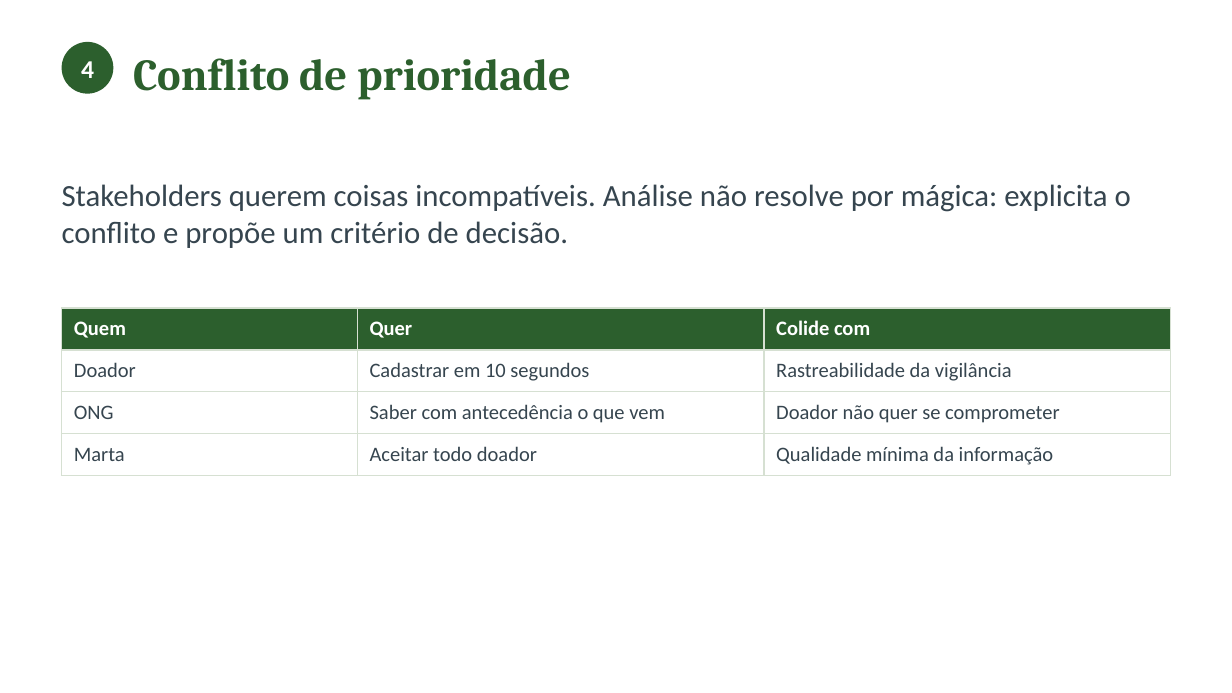
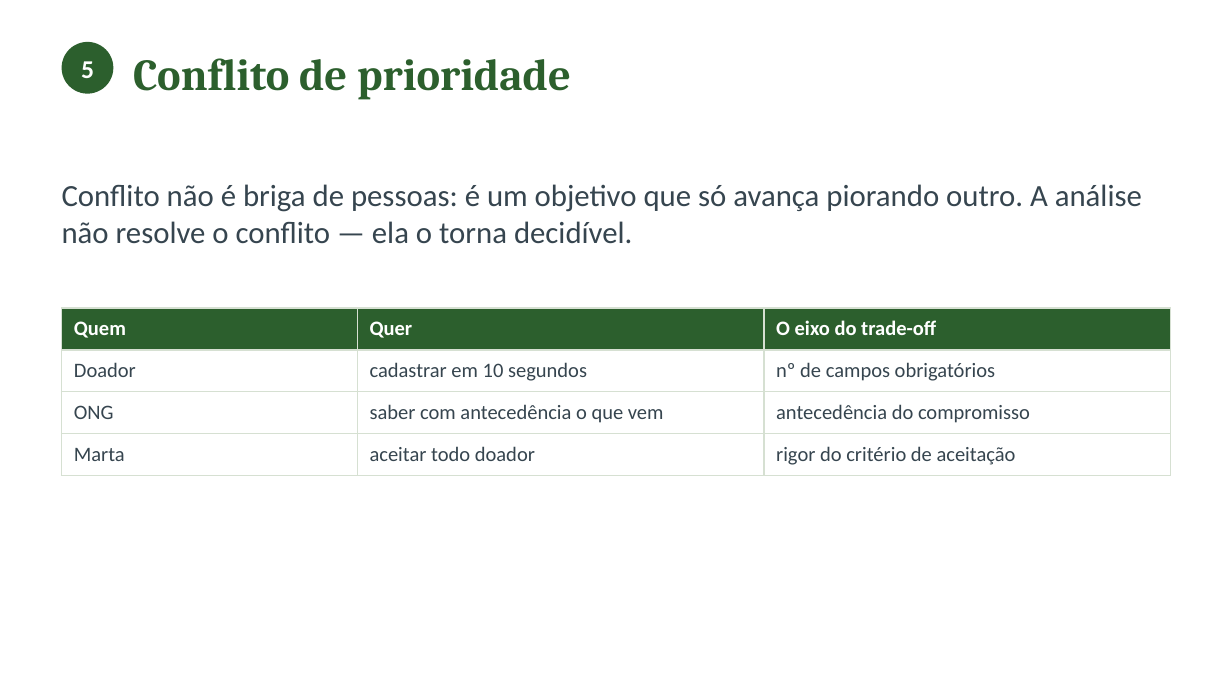
Before and after one commit to CatolicaSC-EngSoft/g1126-analise-projeto-desenvolvimento-agil-alunos, a slide deck: slide 17 of slides/aula-02-stakeholders-objetivos-conflitos.pptx (slide 11 before the commit). Drawn at 1232x693 pixels with LibreOffice and Linux fonts; fonts in the diff are those of the drawing. Boxes give left, top, right and bottom in pixels: in the first picture for what was removed or moved away, otherwise in the second. Text is boxed around its words. In the diff, an @@ line names an element or a change of style, - is before the commit and + after.

```diff
--- a/slides/aula-02-stakeholders-objetivos-conflitos.pptx
+++ b/slides/aula-02-stakeholders-objetivos-conflitos.pptx
@@ text at bbox=[81, 61, 94, 78]: text changed @@
-4
+5
@@ text at bbox=[62, 184, 1142, 244]: text changed @@
-Stakeholders querem coisas incompatíveis. Análise não resolve por mágica: explicita o conflito e propõe um critério de decisão.
+Conflito não é briga de pessoas: é um objetivo que só avança piorando outro. A análise não resolve o conflito — ela o torna decidível.
@@ table at bbox=[62, 308, 1170, 469] @@
-row 1, column 3: Colide com
+row 1, column 3: O eixo do trade-off
-row 2, column 2: Cadastrar em 10 segundos
+row 2, column 2: cadastrar em 10 segundos
-row 2, column 3: Rastreabilidade da vigilância
+row 2, column 3: nº de campos obrigatórios
-row 3, column 2: Saber com antecedência o que vem
+row 3, column 2: saber com antecedência o que vem
-row 3, column 3: Doador não quer se comprometer
+row 3, column 3: antecedência do compromisso
-row 4, column 2: Aceitar todo doador
+row 4, column 2: aceitar todo doador
-row 4, column 3: Qualidade mínima da informação
+row 4, column 3: rigor do critério de aceitação
```
Also in this commit, not shown: 10 other slides changed, 8 slides added, 1 slide removed, 3 other files.
